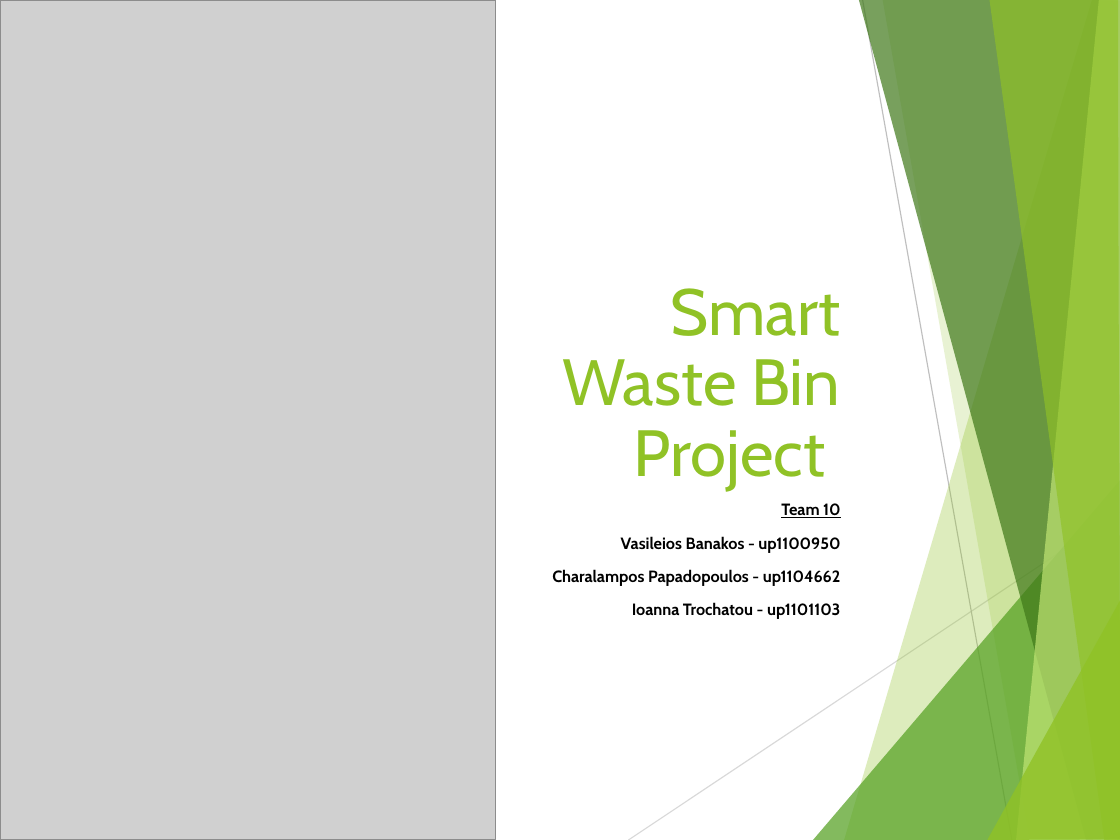
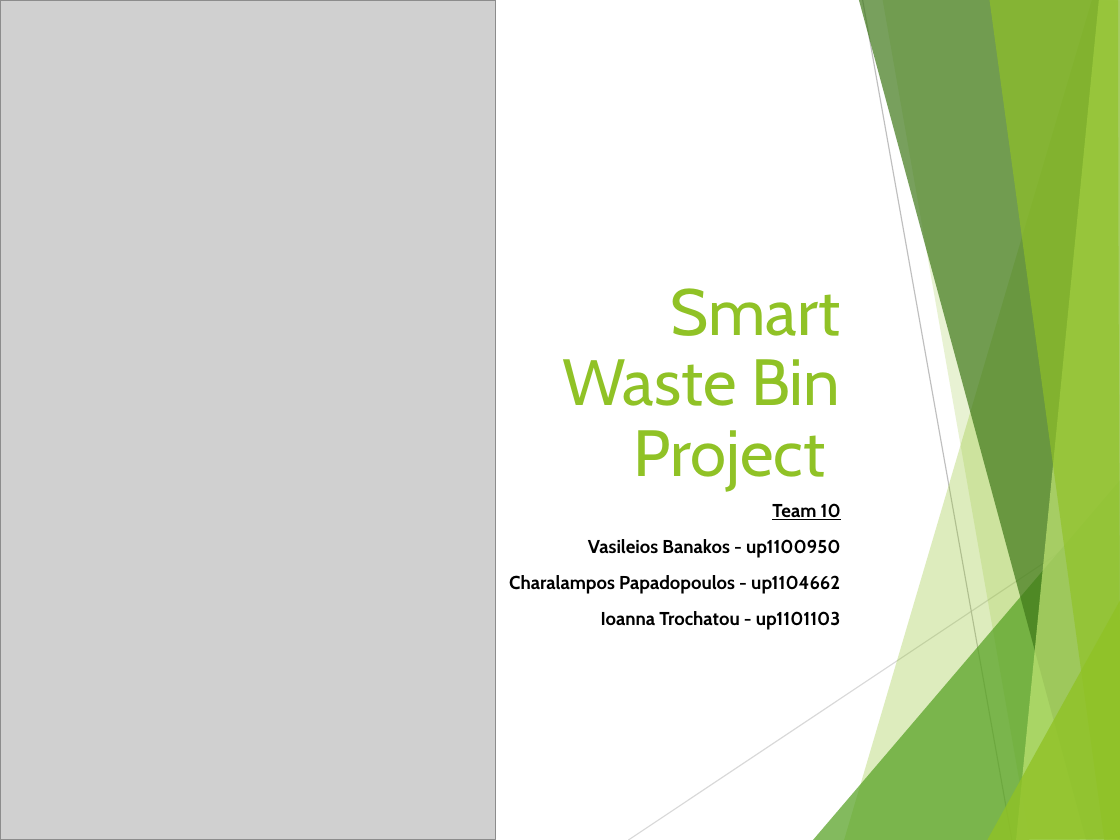
Before and after one commit to IoannaTroch/Smart_Waste_Bin_Project, a slide deck: slide 1 of Smart_Waste_Bin_Presentation.pptx. Drawn at 1120x840 pixels with LibreOffice and Linux fonts; fonts in the diff are those of the drawing; grey boxes stand for pictures. Boxes give left, top, right and bottom in pixels: in the first picture for what was removed or moved away, otherwise in the second. Text is boxed around its words. In the diff, an @@ line names an element or a change of style, - is before the commit and + after.

```diff
--- a/Smart_Waste_Bin_Presentation.pptx
+++ b/Smart_Waste_Bin_Presentation.pptx
@@ subtitle "Team 10": place and size @@
-subtitle "Team 10" at box(552, 503, 841, 619)
+subtitle "Team 10" at box(509, 503, 841, 630)
@@ subtitle "Team 10" at box(509, 503, 841, 630): size 10.5 to 12 pt @@
```
Also in this commit, not shown: 1 other slide changed.
